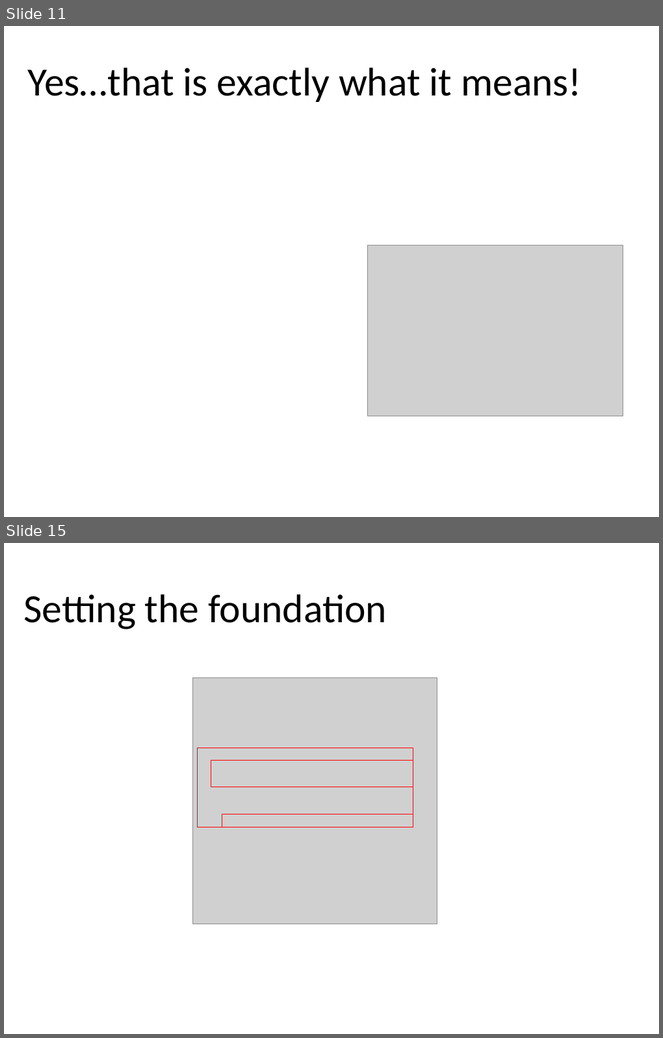
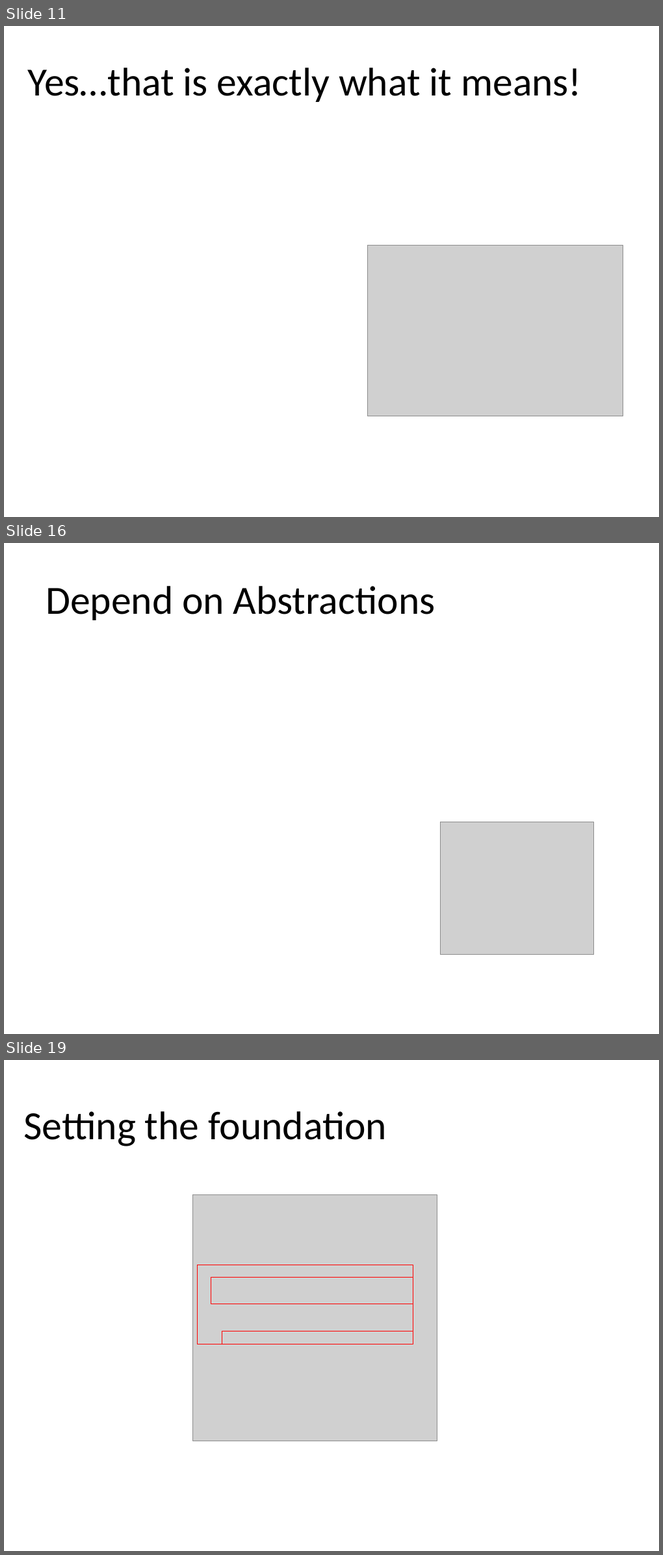
Before and after one commit to kburnell/TestDrivingASP.NETMVC, a slide deck: TestDrivingASP.NETMVC.pptx. Shown one above the other, each under a label of ours: slides 11 and 15 before the commit, slides 11, 16 and 19 after it; the slides between them are not shown. The pictures are 663x1038 and 663x1555 pixels, drawn with LibreOffice and Linux fonts; fonts in the diff are those of the drawing; grey boxes stand for pictures; background and template pictures are left out. Boxes give left, top, right and bottom in pixels: in the first picture for what was removed or moved away, otherwise in the second. Text is boxed around its words. In the diff, an @@ line names an element or a change of style, - is before the commit and + after.

```diff
--- a/TestDrivingASP.NETMVC.pptx
+++ b/TestDrivingASP.NETMVC.pptx
@@ slide 16 added at <box>4,543,659,1034</box>, background #FFFFFF @@
@@ title added at <box>46,586,435,620</box>, 46.9 pt, text #000000 @@
+Depend on Abstractions
@@ picture added at <box>440,822,594,954</box> @@
@@ what was slide 15 is now slide 19 @@
```
Also in this commit, not shown: 5 slides changed, 6 other slides added, 1 slide removed, 1 other file.
